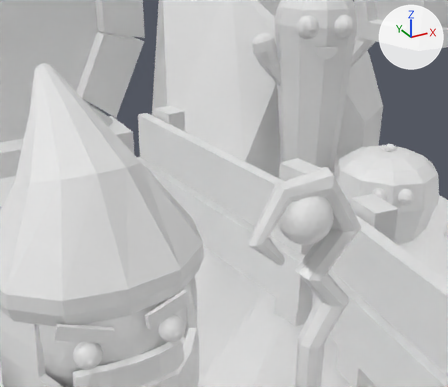
What one commit did to the glTF model static/portal.glb.
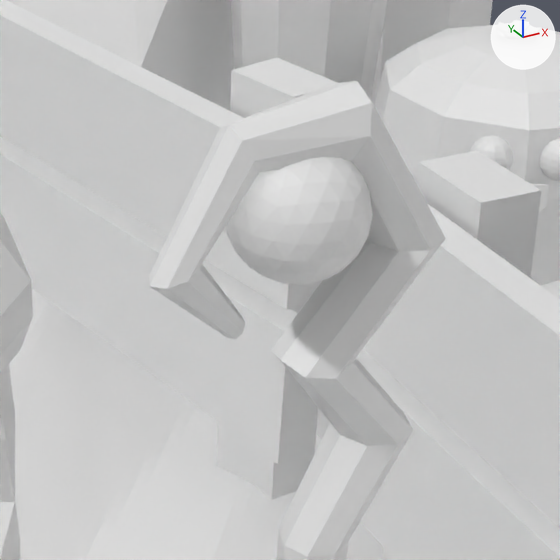
Old and new are each drawn from a 50 mm camera at (-0.211, -1.019, 1.22) aimed at (0.121, -0.416, 0.918) and again close up on the part from 43% to 90% of the width and 35% to 90% of the height. The axes (+X, +Y, +Z) are drawn at upper right. The lights are the same throughout. Where no turn or scale is listed for an object, it has been applied to the vertices.

In view in the first close-up: 'baked', 'staffOrb'.
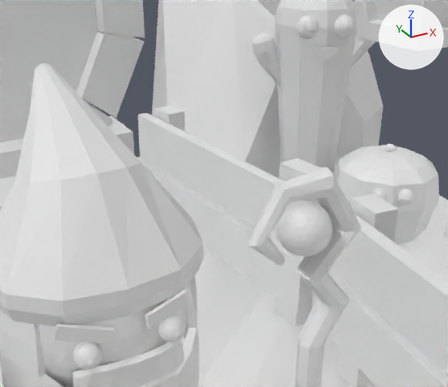
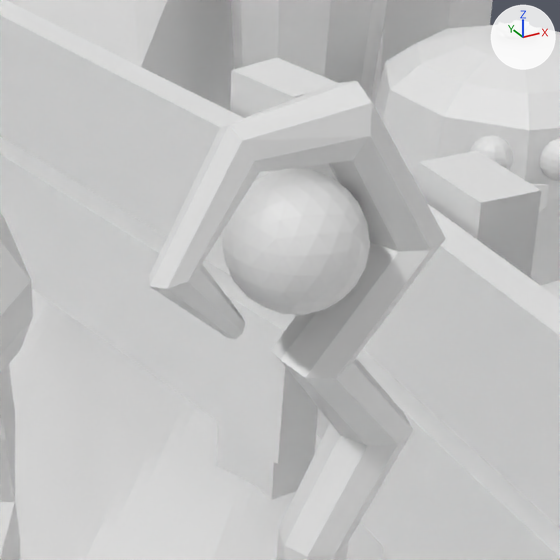
Patch to the scene script:
```diff
--- a/static/portal.glb.py
+++ b/static/portal.glb.py
@@ ob_stafforb @@
 ob_stafforb = bpy.data.objects.new('staffOrb', me_icosphere_014)
-ob_stafforb.location = (0.2, -0.4752, 0.8935)
+ob_stafforb.location = (0.2, -0.4752, 0.8778)
```

Pixel boxes [x1, y1, x2, y2] of what changed, in the close-ups (560 x 560 px):
'staffOrb', moved: before [225, 157, 372, 285]; after [222, 169, 370, 315]
